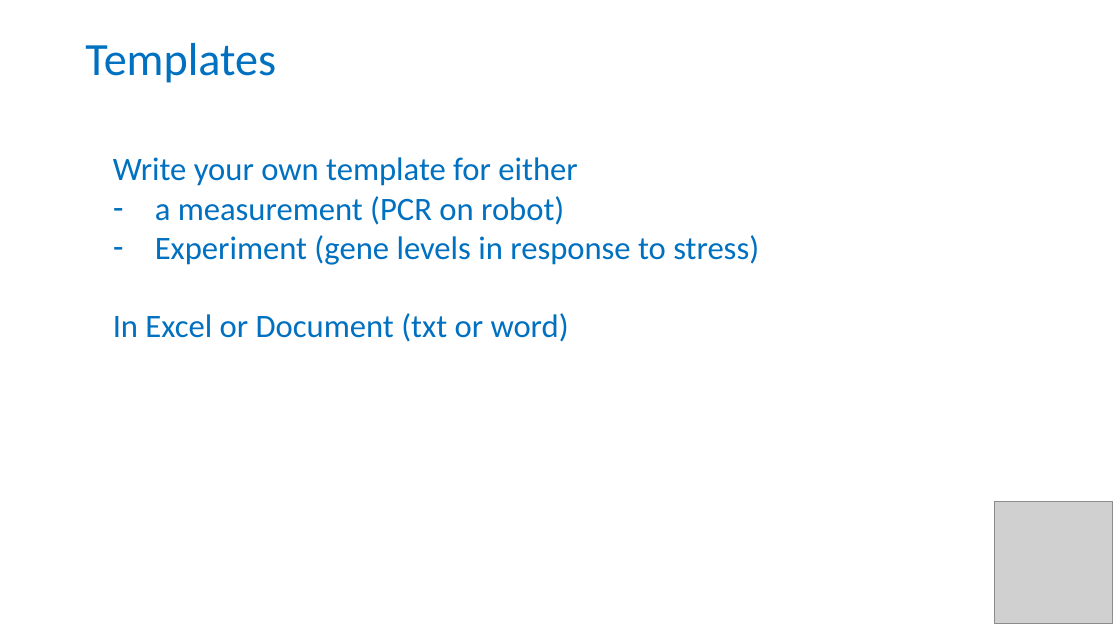
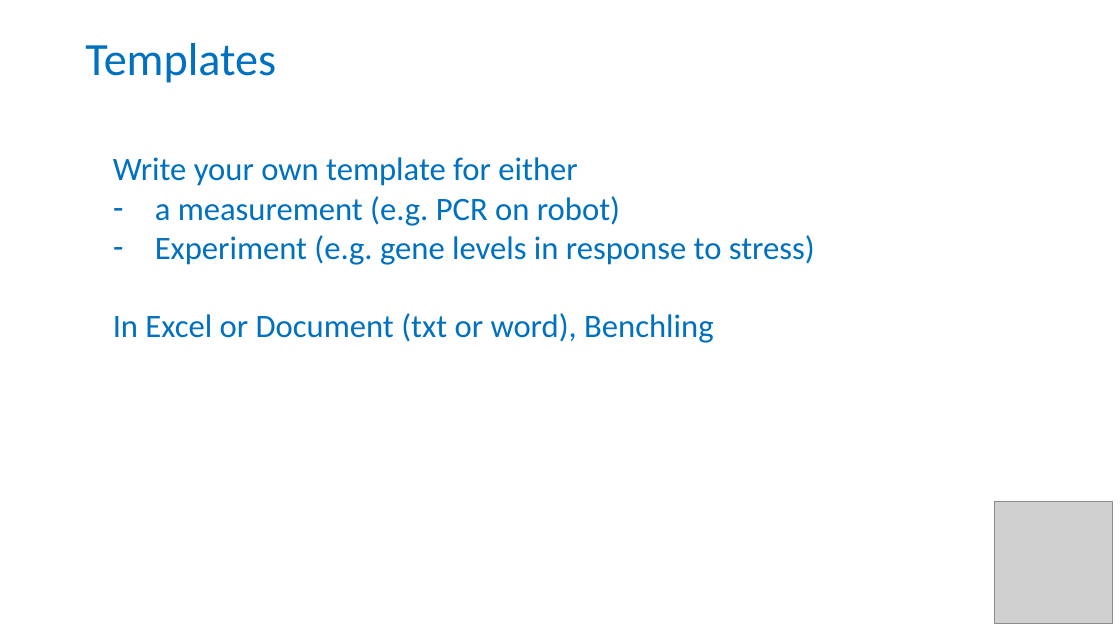
Before and after one commit to carpentries-incubator/fair-bio-practice, a slide deck: slide 5 of instructors/12-Templates.pptx. Drawn at 1120x630 pixels with LibreOffice and Linux fonts; fonts in the diff are those of the drawing; grey boxes stand for pictures. Boxes give left, top, right and bottom in pixels: in the first picture for what was removed or moved away, otherwise in the second. Text is boxed around its words. In the diff, an @@ line names an element or a change of style, - is before the commit and + after.

Commit message:
templates fixes

```diff
--- a/instructors/12-Templates.pptx
+++ b/instructors/12-Templates.pptx
@@ text at (113,196,815,343): text changed @@
-– a measurement (PCR on robot)
-– Experiment (gene levels in response to stress)
-In Excel or Document (txt or word)
+– a measurement (e.g. PCR on robot)
+– Experiment (e.g. gene levels in response to stress)
+In Excel or Document (txt or word), Benchling
```
Also in this commit, not shown: 1 other slide changed.
